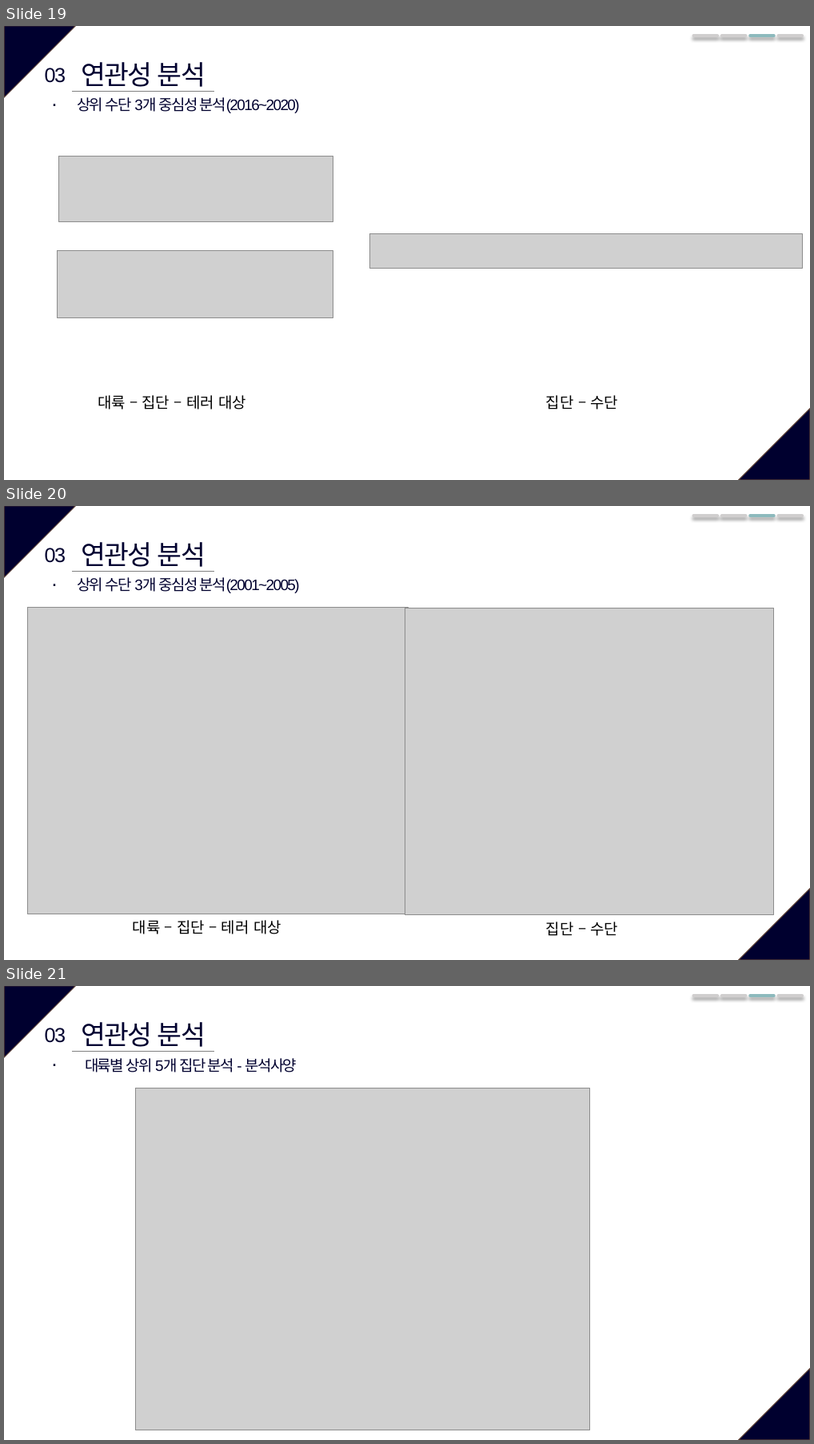
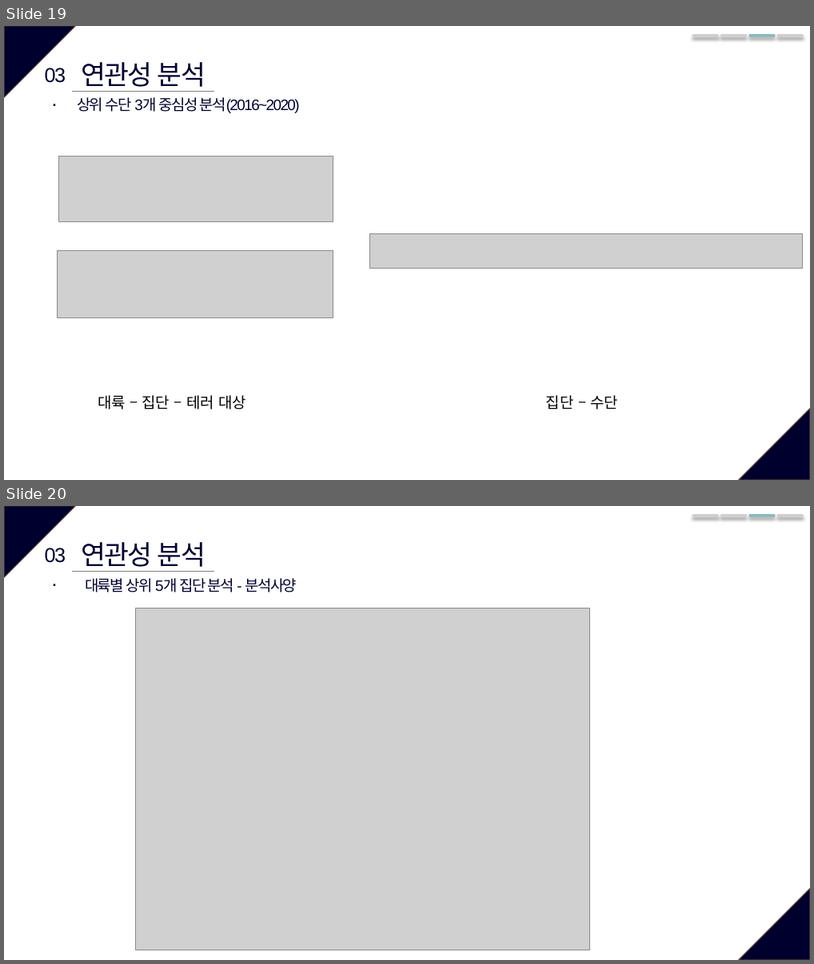
Before and after one commit to geonno/terrorism, a slide deck: 발표.pptx. Shown one above the other, each under a label of ours: slides 19, 20 and 21 before the commit, slides 19 and 20 after it. The pictures are 814x1444 and 814x964 pixels, drawn with LibreOffice and Linux fonts; fonts in the diff are those of the drawing; grey boxes stand for pictures. Boxes give left, top, right and bottom in pixels: in the first picture for what was removed or moved away, otherwise in the second. Text is boxed around its words. In the diff, an @@ line names an element or a change of style, - is before the commit and + after.

```diff
--- a/발표.pptx
+++ b/발표.pptx
@@ slide 20 removed at (x1=4, y1=506, x2=810, y2=960), background #FFFFFF; not listed: 2 template elements that a slide beside it also shows @@
@@ line removed from (694, 516) to (718, 516) @@
@@ line removed from (722, 516) to (746, 516) @@
@@ line removed from (750, 516) to (774, 516) @@
@@ line removed from (779, 516) to (802, 516) @@
@@ text removed at (x1=45, y1=548, x2=66, y2=563) @@
-03.
@@ text removed at (x1=81, y1=542, x2=206, y2=572) @@
-연관성 분석
@@ line removed from (72, 572) to (214, 572) @@
@@ text removed at (x1=77, y1=577, x2=300, y2=593) @@
-상위 수단 3개 중심성 분석(2001~2005)
@@ picture removed at (x1=27, y1=607, x2=409, y2=914) @@
@@ picture removed at (x1=405, y1=608, x2=774, y2=914) @@
@@ text removed at (x1=133, y1=920, x2=282, y2=934) @@
-대륙 – 집단 – 테러 대상
@@ text removed at (x1=546, y1=921, x2=618, y2=936) @@
-집단 – 수단
@@ what was slide 21 is now slide 20 @@
```
Also in this commit, not shown: 2 slides changed, 5 other files.
